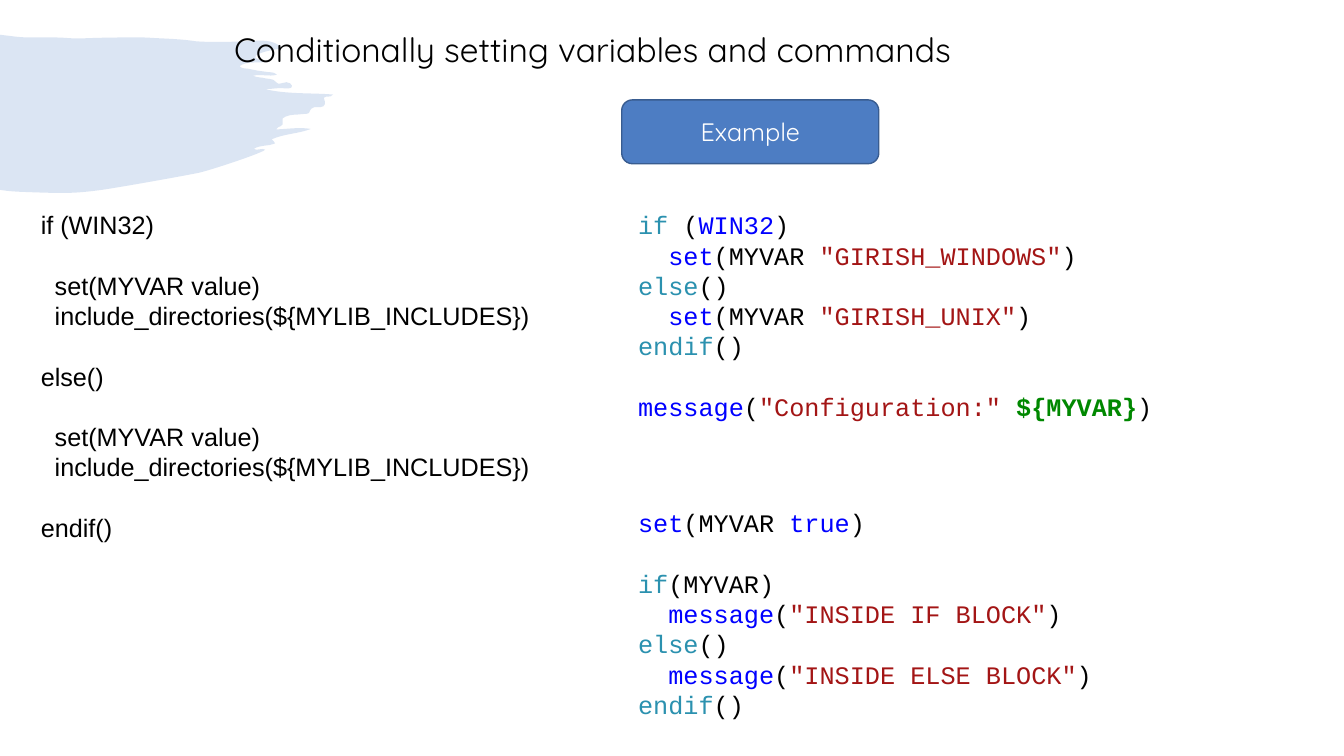
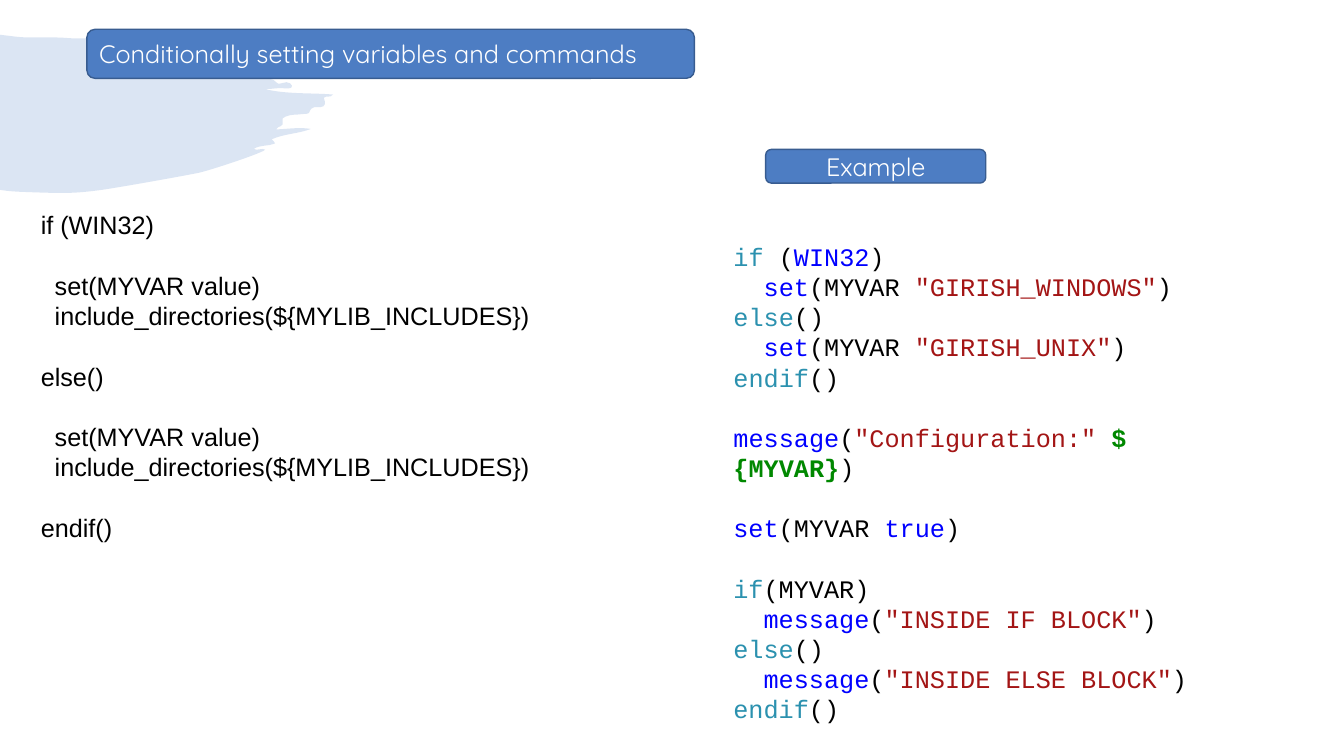
Before and after one commit to girishlande/cmake, a slide deck: slide 8 of learnings.pptx. Drawn at 1344x756 pixels with LibreOffice and Linux fonts; fonts in the diff are those of the drawing. Boxes give left, top, right and bottom in pixels: in the first picture for what was removed or moved away, otherwise in the second. Text is boxed around its words. In the diff, an @@ line names an element or a change of style, - is before the commit and + after.

```diff
--- a/learnings.pptx
+++ b/learnings.pptx
@@ rounded rectangle "Conditionally setting variables and commands": place and size @@
-rounded rectangle "Conditionally setting variables and commands" at box(234, 37, 951, 69)
+rounded rectangle "Conditionally setting variables and commands" at box(87, 29, 695, 79)
@@ rounded rectangle "Conditionally setting variables and commands" at box(87, 29, 695, 79): size 24 to 18 pt, text colour #000000 to #FFFFFF; vertical alignment top to middle; fill none to #4D7DC3; outline none to #395C90 1 pt @@
@@ rounded rectangle "Example": place and size @@
-rounded rectangle "Example" at box(622, 100, 879, 163)
+rounded rectangle "Example" at box(766, 149, 986, 182)
@@ text "if (WIN32)" rewrapped from box(638, 216, 1152, 422) to box(733, 247, 1172, 453) @@
@@ text "set(MYVAR true)": place and size @@
-text "set(MYVAR true)" at box(638, 514, 1092, 720)
+text "set(MYVAR true)" at box(733, 519, 1187, 724)
```
Also in this commit, not shown: 18 other slides changed, 2 other files.
